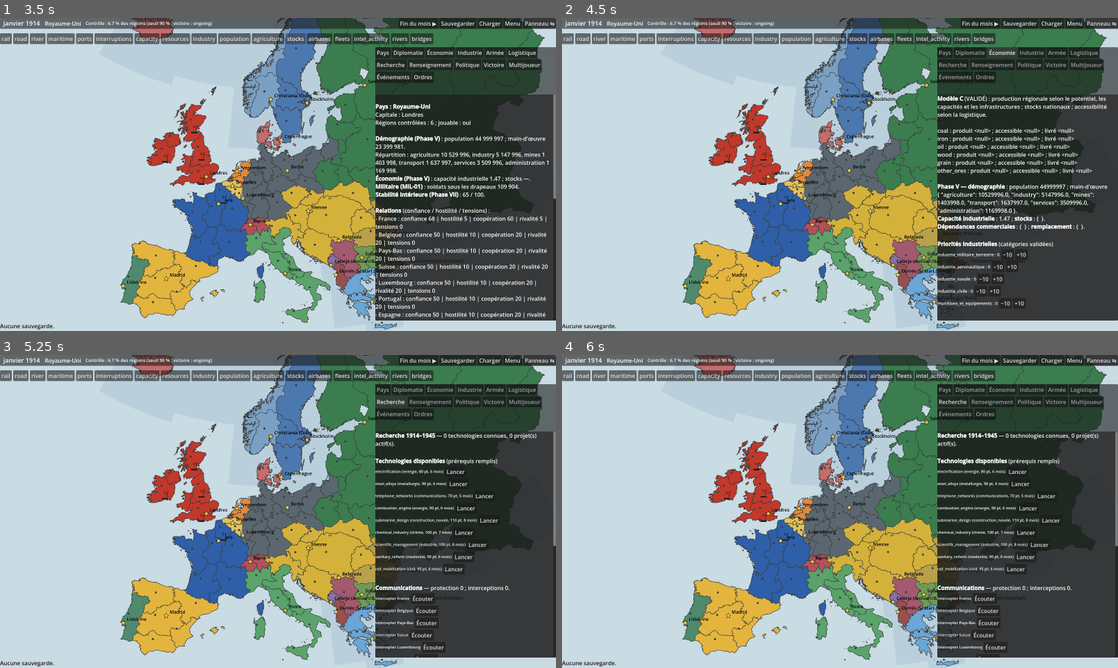
Above: before the commit, frames 1-4 (two rows, left to right).
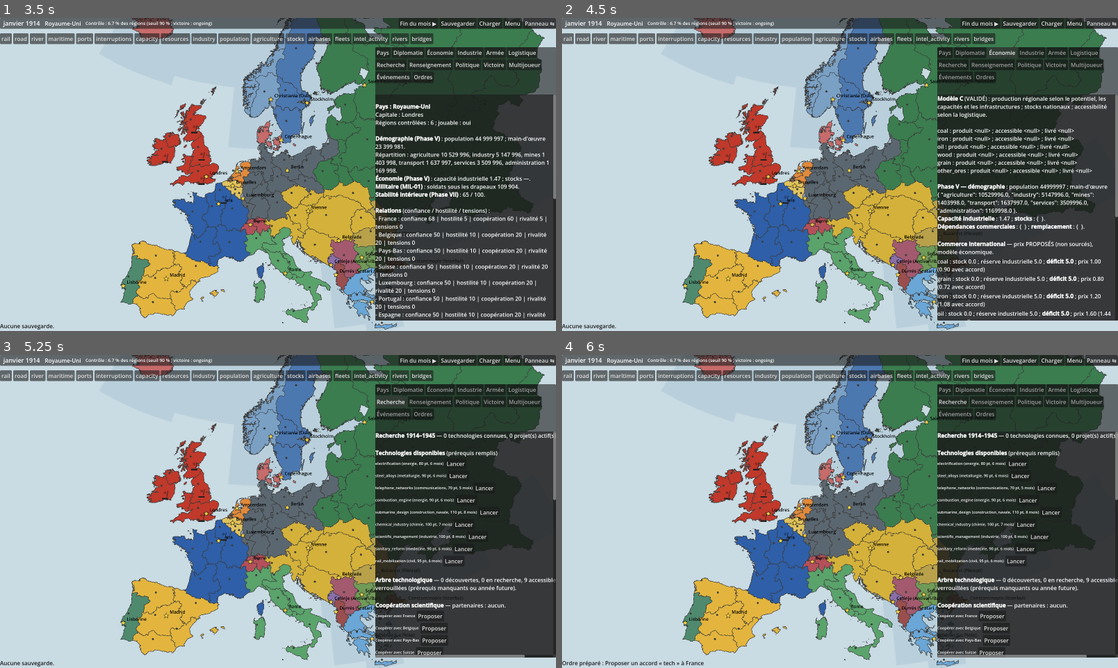
Above: after the commit, the same moments.

Repository: elielbarbucovantes-source/grand-strategy-1914
Game: Godot game, scene res://src/ui/main.tscn
Same seed, same stepped clock (60 frames per second), same inputs: the game is played once before the commit and once after it.
Inputs (mouse positions are in pixels of both pictures, inside the frame that each line leads up to):
- Up to frame 1 (3.5 s): click "Nouvelle partie" at 0.5 s; click "Charger" at 1.25 s; click "resources" at 2 s; click "stocks" at 2.75 s
- Up to frame 2 (4.5 s): click "Diplomatie" at 3.5 s; click "Économie" at 4.25 s
- Up to frame 3 (5.25 s): click "Recherche" at 5 s
- Up to frame 4 (6 s): click (990, 614) at 5.75 s, where only the run after the commit has a clickable "Proposer"

Frame 1 is identical in both runs. In frame 2, 2.0% of the frame differs, in the area x 67-100%, y 24-97%; in frame 3, 4.4%; in frame 4, 4.6%, in the area x 0-100%, y 25-100%.

Commit message:
feat(gameplay03): interfaces commerce, technologie et historique diplomatique
- Economie: consultation des stocks/besoins/prix/accords/livraisons, vente validee,
  demande d'achat consensuelle executee apres acceptation, historique des transactions
- Recherche: arbre avec domaines/prerequis/effets/statuts, cooperations et transferts
  avec cout et delai, sans exposer les technologies d'autrui
- Diplomatie: reputation, historique de confiance, ruptures et motifs, secret des tiers
- largeur de panneau extraite en fonction pure testable (1600x900 / 1280x720)
- tests: nouveau smoke UI 40 controles, integre a run.sh; 254 tests existants conserves
- rapport POST_MIL01_GAMEPLAY_RESTORATION_03_REPORT.md

Diff:
--- a/src/domains/diplomacy/diplomacy_system.gd
+++ b/src/domains/diplomacy/diplomacy_system.gd
@@ -123,8 +123,28 @@
 	match str(p["kind"]):
 		"peace":
 			PeaceSystem.sign(state, p, rules)
-		"alliance", "coalition", "guarantee", "transit", "trade", "neutrality":
+		"alliance", "coalition", "guarantee", "transit", "neutrality":
 			AllianceSystem.create(state, p, rules)
+		"trade":
+			AllianceSystem.create(state, p, rules)
+			# RESTORATION 03 : une demande d'achat acceptée devient une expédition RÉELLE,
+			# émise par l'exportateur après validation économique et logistique. Aucun transfert
+			# n'est effectué par l'interface ni sans le consentement du partenaire.
+			var terms: Dictionary = p.get("terms", {})
+			if str(terms.get("request", "")) == "purchase":
+				var exporter := str((p["to"] as Array)[0])
+				var importer := str(p["from"])
+				var res := str(terms.get("resource", ""))
+				var amount := float(terms.get("amount", 0))
+				var order := {"type": Orders.TRADE, "nation": exporter, "from": exporter,
+					"to": importer, "resource": res, "amount": amount}
+				var net: TransportNetwork = rules.get("transport_network")
+				var err := MarketSystem.validate(state, net, rules, order)
+				if err == "":
+					MarketSystem.propose(state, net, rules, order)
+				else:
+					state.log_event("commerce", "Demande d'achat %s → %s (%s %.1f) non exécutée : %s" % [
+						importer, exporter, res, amount, err], [importer, exporter])
 		"tech":
 			TechSystem.register_cooperation(state, p, rules)
 		"pow_exchange":
--- a/src/ui/game_ui.gd
+++ b/src/ui/game_ui.gd
@@ -34,6 +34,11 @@
 	map_view.region_clicked.connect(_on_region_clicked)
 	_build()
 	refresh()
+
+
+## RESTORATION 03 — largeur du panneau latéral selon la résolution (1600×900 / 1280×720).
+static func panel_width_for(viewport_width: float) -> float:
+	return 460.0 if viewport_width > 0.0 and viewport_width < 1400.0 else 520.0
 
 
 func _build() -> void:
@@ -69,11 +74,9 @@
 			map_view.queue_redraw())
 	side = PanelContainer.new()
 	side.anchor_left = 1.0; side.anchor_right = 1.0; side.anchor_top = 0.0; side.anchor_bottom = 1.0
-	# Consolidation 02 : panneau plus large et navigation adaptative (1280x720 et 1600x900).
-	var panel_width := 520.0
+	# Consolidation 02 / RESTORATION 03 : largeur calculée par une fonction pure testable.
 	var viewport_w := float(get_viewport().size.x) if get_viewport() != null else 1600.0
-	if viewport_w > 0.0 and viewport_w < 1400.0:
-		panel_width = 460.0
+	var panel_width := panel_width_for(viewport_w)
 	side.offset_left = -panel_width; side.offset_top = 84; side.offset_bottom = -30
 	add_child(side)
 	var side_box := VBoxContainer.new()
@@ -447,6 +450,50 @@
 	_button(box, "Envoyer (public)", func() -> void:
 		if edit.text.strip_edges() != "":
 			_queue(Orders.message(me, "public", [], edit.text.strip_edges())))
+	_diplomacy_history_section(box, me)
+
+
+## RESTORATION 03 — transparence diplomatique limitée à la mémoire et aux relations du joueur.
+## Aucune mémoire d'un autre État, aucune relation entre tiers, aucun secret militaire.
+func _diplomacy_history_section(box: VBoxContainer, me: String) -> void:
+	var st := session.state
+	_rich(box, "\n[b]Historique et confiance[/b] — réputation %+.1f (source : mémoire et relations du pays)." %
+		RelationsSystem.reputation(st, me, session.rules))
+	var memory: Array = st.memory.get(me, [])
+	var broken: Array = []
+	var refused := 0
+	for m: Dictionary in memory:
+		var kind := str(m.get("kind", ""))
+		if kind in ["treaty_broken", "alliance_betrayal", "alliance_exit"]:
+			broken.append(m)
+	for p: Dictionary in st.proposals:
+		if str(p["from"]) == me and str(p["status"]) == "rejected":
+			refused += 1
+	_rich(box, "Engagements rompus : %d ; propositions refusées : %d." % [broken.size(), refused])
+	for m: Dictionary in broken.slice(-10):
+		var nature := "retrait négocié" if str(m["kind"]) == "alliance_exit" else "rupture unilatérale"
+		_rich(box, "T%s — %s envers %s : %s (%s)" % [str(m["turn"]), str(m["kind"]),
+			_n(str(m.get("about", ""))), str(m.get("detail", "")), nature])
+	for nid: String in st.nation_order:
+		if nid == me:
+			continue
+		var rel: Dictionary = RelationsSystem.between(st, me, nid, session.rules)
+		var hist: Array = rel.get("history", [])
+		if hist.is_empty():
+			continue
+		_rich(box, "[b]%s[/b] — confiance %.0f, historique récent :" % [
+			_n(nid), float(rel.get("trust", 0))])
+		for h: Dictionary in hist.slice(-5):
+			_rich(box, "  T%s %s : %s" % [str(h.get("turn", "?")), str(h.get("reason", "")), str(h.get("changes", {}))])
+	var treaties_shown := 0
+	for t: Dictionary in st.treaties:
+		if str(t.get("status", "")) != "broken" or str(t.get("broken_by", "")) != me:
+			continue
+		treaties_shown += 1
+		if treaties_shown > 10:
+			break
+		_rich(box, "Traité rompu %s (%s) au T%s — motif enregistré : %s" % [str(t["id"]), str(t.get("type", "")),
+			str(t.get("broken_turn", "?")), str(t.get("break_reason", "non précisé"))])
 
 
 func _page_economy() -> void:
@@ -473,6 +520,7 @@
 	if not dep.is_empty():
 		t += "[color=#b03a2e]Ressources dépendantes d'importations : %s[/color]\n" % str(dep.keys())
 	_rich(box, t)
+	_trade_section(box, me)
 	_rich(box, "\n[b]Priorités industrielles[/b] (catégories validées)")
 	var current: Dictionary = session.state.nations[me].get("industry_allocation", {})
 	for cat: String in session.rules["economy"]["industry_categories"]:
@@ -485,6 +533,105 @@
 		var plus := _button(row, "+10", func() -> void:
 			var a := current.duplicate(); a[cat] = float(a.get(cat, 0)) + 10.0
 			_queue(Orders.industry_allocation(me, a)))
+
+
+## RESTORATION 03 — consultation, négociation et historique du commerce international.
+## Toutes les valeurs proviennent des systèmes existants ; aucun chiffre n'est inventé.
+func _trade_section(box: VBoxContainer, me: String) -> void:
+	var st := session.state
+	var model: Dictionary = session.rules.get("economy_model", {})
+	var allocation: Dictionary = st.nations[me].get("industry_allocation", {})
+	var resources: Array = model.get("resources", [])
+	resources.sort()
+	_rich(box, "\n[b]Commerce international[/b] — prix PROPOSÉS (non sourcés), modèle économique.")
+	# 1. Stocks, besoins industriels, excédents et déficits calculés.
+	for res: String in resources:
+		var stock := ResourceSystem.available(st, me, res)
+		var reserve := EconomicAI._reserve(st, me, res, model, allocation, allocation)
+		var delta := stock - reserve
+		var state_txt := "excédent %.1f" % delta if delta > 0.0 else "déficit %.1f" % absf(delta)
+		_rich(box, "%s : stock %.1f ; réserve industrielle %.1f ; [b]%s[/b] ; prix %.2f (%.2f avec accord)" % [
+			res, stock, reserve, state_txt, MarketSystem.unit_price(res, session.rules),
+			MarketSystem.unit_price(res, session.rules) * maxf(0.0,
+				1.0 - float(model.get("trade", {}).get("preferred_partner_discount", 0.1)))])
+	# 2. Accords actifs et partenaires.
+	var partners: Array = []
+	var agreements: Dictionary = {}
+	for nid: String in st.nation_order:
+		if nid == me:
+			continue
+		var tr: Array = st.active_treaties_between(me, nid, "trade")
+		var tr2: Array = st.active_treaties_between(me, nid, "transit")
+		if not tr.is_empty() or not tr2.is_empty():
+			partners.append(nid)
+			agreements[nid] = ("commerce" if not tr.is_empty() else "") + (" / passage" if not tr2.is_empty() else "")
+	var agreement_labels: Array = []
+	for n: String in partners:
+		agreement_labels.append("%s (%s)" % [_n(n), str(agreements[n])])
+	_rich(box, "[b]Accords actifs[/b] : %s" % (", ".join(agreement_labels) if not agreement_labels.is_empty() else "aucun"))
+	# 3. Livraisons en cours (jamais présentées comme livrées avant leur date réelle).
+	var in_transit := 0
+	var delivered_count := 0
+	for t: Dictionary in st.economy.get("trade", []):
+		if str(t["from"]) != me and str(t["to"]) != me:
+			continue
+		var direction := "→ %s" % _n(str(t["to"])) if str(t["from"]) == me else "← %s" % _n(str(t["from"]))
+		var status_txt := str(t["status"])
+		if status_txt == "in_transit":
+			in_transit += 1
+			status_txt = "en transit (arrivée T%s%s)" % [str(t["arrival_turn"]),
+				", %d retard(s)" % int(t.get("delays", 0)) if int(t.get("delays", 0)) > 0 else ""]
+		elif status_txt == "delivered":
+			delivered_count += 1
+			status_txt = "livrée T%s" % str(t.get("delivered_turn", t.get("arrival_turn", "?")))
+		var goulot := str(t.get("bottleneck", ""))
+		_rich(box, "%s %.1f %s %s — coût %.2f — goulot %s — %d liaison(s)%s" % [direction,
+			float(t["amount"]), t["resource"], status_txt, float(t.get("cost", 0.0)), goulot,
+			(t["links"] as Array).size(), ", retard(s) : %d" % int(t.get("delays", 0)) if int(t.get("delays", 0)) > 0 else ""])
+	_rich(box, "[b]Expéditions[/b] : %d en cours, %d livrées (historique complet conservé)." % [in_transit, delivered_count])
+	var dep: Dictionary = MarketSystem.dependencies(st, me)
+	if not dep.is_empty():
+		_rich(box, "[b]Dépendances en transit[/b] : %s" % str(dep))
+	# 4. Négociation : vente immédiate (validée) ou demande d'achat (proposition diplomatique).
+	_rich(box, "[b]Nouvelle transaction[/b]")
+	var sel_partner := OptionButton.new()
+	for nid: String in st.nation_order:
+		if nid != me:
+			sel_partner.add_item(_n(nid))
+	box.add_child(sel_partner)
+	var sel_res := OptionButton.new()
+	for res: String in resources:
+		sel_res.add_item(res)
+	box.add_child(sel_res)
+	var amount := SpinBox.new()
+	amount.min_value = 1.0
+	amount.max_value = 100.0
+	amount.step = 1.0
+	amount.value = 5.0
+	box.add_child(amount)
+	var row_trade := HBoxContainer.new()
+	box.add_child(row_trade)
+	_button(row_trade, "Vendre", func() -> void:
+		if sel_partner.item_count == 0 or sel_res.item_count == 0:
+			return
+		var other := str(st.nation_order.filter(func(n: String) -> bool: return n != me)[sel_partner.selected])
+		var res := sel_res.get_item_text(sel_res.selected)
+		_queue(Orders.trade(me, me, other, res, float(amount.value))))
+	_button(row_trade, "Demander achat", func() -> void:
+		if sel_partner.item_count == 0 or sel_res.item_count == 0:
+			return
+		var others: Array = st.nation_order.filter(func(n: String) -> bool: return n != me)
+		var other := str(others[sel_partner.selected])
+		var res := sel_res.get_item_text(sel_res.selected)
+		# Aucun prélèvement unilatéral : une demande d'achat est une proposition acceptée
+		# par le partenaire avant toute expédition.
+		_queue(Orders.propose_agreement(me, [other], "trade",
+			{"request": "purchase", "resource": res, "amount": float(amount.value)})))
+	_button(row_trade, "Accord commercial", func() -> void:
+		if sel_partner.item_count == 0:
+			return
+		var others: Array = st.nation_order.filter(func(n: String) -> bool: return n != me)
+		_queue(Orders.propose_agreement(me, [str(others[sel_partner.selected])], "trade", {})))
 
 
 func _page_industry() -> void:
@@ -795,6 +942,7 @@
 		_button(row, "Lancer", func() -> void: _queue(Orders.set_research(me, str(tech["id"]))))
 	if count == 0:
 		_label(box, "Aucune technologie accessible pour le moment.", 12)
+	_tech_section(box, me)
 	# Communications et renseignement technique.
 	CommunicationsSystem.ensure(session.state, me)
 	var comms: Dictionary = session.state.tech["comms"][me]
@@ -815,6 +963,65 @@
 		str(ac), (session.state.tech["air"]["bases"][me] as Array).size()])
 	var fleets: Array = session.state.tech["naval"]["fleets"][me]
 	_rich(box, "[b]Marine[/b] — flottes : %d." % fleets.size())
+
+
+## RESTORATION 03 — état de l'arbre, coopérations et transferts technologiques.
+## Les technologies d'autrui ne sont jamais révélées : seuls les accords consentis et les
+## transferts concernant le joueur sont affichés.
+func _tech_section(box: VBoxContainer, me: String) -> void:
+	var st := session.state
+	var known: Array = st.tech["known"].get(me, [])
+	var projects: Array = st.tech["projects"].get(me, [])
+	var all_tech: Array = session.tech_tree.tree.get("technologies", [])
+	var available := 0
+	var locked := 0
+	for t: Dictionary in all_tech:
+		if TechSystem.known(st, me, str(t["id"])):
+			continue
+		if TechSystem.can_research(st, session.tech_tree, me, str(t["id"])) == "":
+			available += 1
+		else:
+			locked += 1
+	_rich(box, "\n[b]Arbre technologique[/b] — %d découvertes, %d en recherche, %d accessibles, %d verrouillées (prérequis manquants ou année future)." % [
+		known.size(), projects.size(), available, locked])
+	for tid: String in known:
+		var t: Dictionary = session.tech_tree.by_id.get(tid, {})
+		var fx: Dictionary = t.get("effects", {})
+		_rich(box, "[b]%s[/b] — %s, %d, effet %s [color=#1e8449]découverte[/color]" % [
+			tid, str(t.get("domain", "?")), int(t.get("year", 0)), str(fx)])
+	for p: Dictionary in projects:
+		var t2: Dictionary = session.tech_tree.by_id.get(str(p["tech"]), {})
+		_rich(box, "%s — %s [color=#b7950b]en recherche %.0f%%[/color]" % [str(p["tech"]), str(t2.get("domain", "?")),
+			100.0 * float(p["progress"]) / maxf(1.0, float(t2.get("cost", 100)))])
+	# Coopérations actives (information publique).
+	var partners: Array = TechSystem.partners_of(st, me)
+	_rich(box, "\n[b]Coopération scientifique[/b] — partenaires : %s." % (
+		", ".join(partners.map(func(x: String) -> String: return _n(x))) if not partners.is_empty() else "aucun"))
+	for nid: String in st.nation_order:
+		if nid == me or partners.has(nid):
+			continue
+		var row := HBoxContainer.new()
+		box.add_child(row)
+		_label(row, "Coopérer avec %s" % _n(nid), 11)
+		_button(row, "Proposer", func() -> void:
+			_queue(Orders.propose_agreement(me, [nid], "tech", {})))
+	# Transferts concernant le joueur uniquement.
+	var shown := 0
+	for tr: Dictionary in st.tech.get("transfers", []):
+		if str(tr["from"]) != me and str(tr["to"]) != me:
+			continue
+		shown += 1
+		if shown > 20:
+			break
+		var direction := "reçu de %s" % _n(str(tr["from"])) if str(tr["to"]) == me else "envoyé à %s" % _n(str(tr["to"]))
+		var status_txt := str(tr["status"])
+		if status_txt == "in_transit":
+			status_txt = "en cours (arrivée T%s)" % str(tr["arrival_turn"])
+		elif status_txt == "delivered":
+			status_txt = "reçu T%s" % str(tr.get("delivered_turn", tr.get("arrival_turn", "?")))
+		_rich(box, "%s : %s — coût %.1f — %s" % [str(tr["tech"]), direction, float(tr.get("cost", 0.0)), status_txt])
+	if shown == 0:
+		_label(box, "Aucun transfert en cours. Un transfert est négocié par coopération : il n'existe pas d'ordre pour l'imposer.", 12)
 
 
 func _page_politics() -> void:
@@ -983,6 +1190,13 @@
 			return "Message %s : %s" % [o["channel"], o["text"]]
 		Orders.SET_INDUSTRY_ALLOCATION:
 			return "Priorités industrielles %s" % JSON.stringify(o["allocation"])
+		Orders.TRADE:
+			return "Expédier %.1f %s de %s vers %s" % [float(o["amount"]), o["resource"],
+				_n(str(o["from"])), _n(str(o["to"]))]
+		Orders.PROPOSE_AGREEMENT:
+			if str(o.get("kind", "")) in ["trade", "tech"]:
+				return "Proposer un accord « %s » à %s" % [o["kind"], ", ".join((o["to"] as Array).map(func(x: String) -> String: return _n(x)))]
+			return "Proposer « %s » à %s" % [o["kind"], str(o["to"])]
 		Orders.MOBILIZE:
 			return "Décréter la mobilisation générale (posture générale)"
 		Orders.SET_MOBILIZATION_POSTURE:
--- /dev/null
+++ b/tests/ui_restoration03_smoke.gd
@@ -0,0 +1,196 @@
+extends SceneTree
+## RESTORATION 03 — tests de fumée des nouvelles sections d'interface, sans rendu.
+##   godot --headless --path . --script tests/ui_restoration03_smoke.gd
+## Pilote la vraie scène et les vrais systèmes : aucune valeur fictive n'est acceptée.
+
+var failures := 0
+
+
+func check(ok: bool, msg: String) -> void:
+	if not ok:
+		failures += 1
+		printerr("  ✗ " + msg)
+	else:
+		print("  ✓ " + msg)
+
+
+func _buttons(node: Node, text: String) -> Array:
+	var out: Array = []
+	if node is Button and (node as Button).text == text:
+		out.append(node)
+	for c: Node in node.get_children():
+		out.append_array(_buttons(c, text))
+	return out
+
+
+func _text_of(node: Node) -> String:
+	var out := ""
+	if node is RichTextLabel:
+		out += (node as RichTextLabel).get_parsed_text() + "\n"
+	for c: Node in node.get_children():
+		out += _text_of(c)
+	return out
+
+
+func _open(ui: GameUI, title: String) -> void:
+	for i in ui.tabs.get_tab_count():
+		if ui.tabs.get_tab_title(i) == title:
+			ui.tabs.current_tab = i
+			ui.refresh()
+			return
+
+
+func _initialize() -> void:
+	# 1. Largeur adaptative aux deux résolutions demandées.
+	check(is_equal_approx(GameUI.panel_width_for(1600.0), 520.0), "1600×900 : panneau 520 px")
+	check(is_equal_approx(GameUI.panel_width_for(1280.0), 460.0), "1280×720 : panneau 460 px")
+
+	var main: Node = load("res://src/ui/main.tscn").instantiate()
+	root.add_child(main)
+	await process_frame
+	var session: GameSession = main.session
+	check(session.new_game("france", 1, 1914) == "", "partie réelle France 1914")
+	main._start_game()
+	await process_frame
+	var ui: GameUI = main.game_ui
+	var st := session.state
+	var me := st.player_nation
+
+	# 2. Économie : consultation avec valeurs réelles.
+	_open(ui, "Économie")
+	await process_frame
+	var eco_text := _text_of(ui.pages["Économie"])
+	check(eco_text.contains("Commerce international"), "section commerce affichée")
+	check(eco_text.contains("prix PROPOSÉS"), "prix identifiés comme propositions")
+	check(eco_text.contains("réserve industrielle"), "besoins industriels affichés")
+	var coal_stock := ResourceSystem.available(st, me, "coal")
+	check(eco_text.contains("%.1f" % coal_stock), "stock affiché = stock réel (%.1f)" % coal_stock)
+
+	# 3. Vente réelle via le bouton UI (ordre validé par MarketSystem).
+	var partner := "belgium"
+	# Conditions valides pour TOUS les partenaires : le sélecteur UI choisit le premier
+	# de la liste (ordre stable des nations), pas nécessairement la Belgique.
+	for nid: String in st.nation_order:
+		if nid == me:
+			continue
+		st.economy["stocks"][nid]["money"] = 1000.0
+		st.economy["stocks"][nid]["coal"] = maxf(50.0, float(st.economy["stocks"][nid].get("coal", 0.0)))
+		st.treaties.append({"id": "ui_transit_" + nid, "type": "transit", "members": [me, nid],
+			"status": "active", "grantor": nid, "grantee": me, "terms": {}})
+	st.economy["stocks"][me]["coal"] = 50.0
+	_open(ui, "Économie")
+	await process_frame
+	var sell_buttons := _buttons(ui.pages["Économie"], "Vendre")
+	check(sell_buttons.size() == 1, "bouton Vendre présent")
+	if not sell_buttons.is_empty():
+		sell_buttons[0].pressed.emit()
+		await process_frame
+	var orders = session.player_orders()
+	var found_trade := false
+	for o: Dictionary in orders:
+		if str(o["type"]) == "trade" and str(o["from"]) == me:
+			found_trade = true
+	check(found_trade, "ordre de vente préparé par l'UI")
+	check(not ui.status.text.begins_with("Ordre refusé"), "vente validée par le système : %s" % ui.status.text)
+
+	# 3b. Demande d'achat : proposition diplomatique, exécutée seulement après acceptation.
+	st.economy["stocks"]["belgium"]["coal"] = 50.0
+	st.economy["stocks"][me]["money"] = 1000.0
+	_open(ui, "Économie")
+	await process_frame
+	var buy_buttons := _buttons(ui.pages["Économie"], "Demander achat")
+	check(buy_buttons.size() == 1, "bouton Demander achat présent")
+	if not buy_buttons.is_empty():
+		buy_buttons[0].pressed.emit()
+		await process_frame
+	var purchase: Dictionary = {}
+	for o: Dictionary in session.player_orders():
+		if str(o["type"]) == "propose_agreement" and str(o.get("kind", "")) == "trade" \
+			and str(o.get("terms", {}).get("request", "")) == "purchase":
+			purchase = o
+	check(not purchase.is_empty(), "demande d'achat préparée sans prélèvement unilatéral")
+	var trades_before := (st.economy["trade"] as Array).size()
+	if not purchase.is_empty():
+		var fake := {"type": "propose_agreement", "nation": me, "to": purchase["to"],
+			"kind": "trade", "terms": purchase["terms"]}
+		DiplomacySystem.resolve(st, [fake], session.rules)
+		var last: Dictionary = st.proposals[-1]
+		DiplomacySystem.resolve(st, [Orders.respond(partner, str(last["id"]), true)], session.rules)
+	check((st.economy["trade"] as Array).size() > trades_before,
+		"achat exécuté après acceptation du partenaire")
+
+	# 4. Livraison en cours : l'UI ne doit jamais la présenter comme livrée trop tôt.
+	var propose_err := MarketSystem.propose(st, session.transport_network, session.rules,
+		Orders.trade(me, me, partner, "coal", 10.0))
+	_open(ui, "Économie")
+	await process_frame
+	eco_text = _text_of(ui.pages["Économie"])
+	var idx := eco_text.find("transit")
+	var i2 := eco_text.find("Expéditions")
+	check(eco_text.contains("en transit"), "expédition affichée comme en transit")
+	check(not eco_text.contains("livrée T%s" % str(st.turn)), "pas de livraison anticipée")
+
+	# 5. Recherche : arbre, coopération, proposition d'accord.
+	_open(ui, "Recherche")
+	await process_frame
+	var tech_text := _text_of(ui.pages["Recherche"])
+	check(tech_text.contains("Arbre technologique"), "arbre technologique affiché")
+	check(tech_text.contains("Coopération scientifique"), "coopération scientifique affichée")
+	check(tech_text.contains("découverte"), "statut des technologies affiché")
+	var propose_buttons := _buttons(ui.pages["Recherche"], "Proposer")
+	check(not propose_buttons.is_empty(), "bouton de coopération présent")
+	if not propose_buttons.is_empty():
+		propose_buttons[0].pressed.emit()
+		await process_frame
+	var found_tech := false
+	for o: Dictionary in session.player_orders():
+		if str(o["type"]) == "propose_agreement" and str(o.get("kind", "")) == "tech":
+			found_tech = true
+	check(found_tech, "proposition de coopération scientifique préparée")
+
+	# 6. Transfert réel : affiché avec son coût et son délai, sans révéler les tiers.
+	st.tech["known"]["german_empire"] = ["electrification"]
+	st.tech["cooperation"].append({"id": "coop_ui", "turn": 0, "members": ["german_empire", me],
+		"expires_turn": 24, "status": "active"})
+	st.economy["stocks"][me]["money"] = 1000.0
+	TechSystem.monthly(st, session.tech_tree, session.rules["phase6"])
+	_open(ui, "Recherche")
+	await process_frame
+	tech_text = _text_of(ui.pages["Recherche"])
+	check(tech_text.contains("coût"), "coût de transfert affiché")
+	check(tech_text.contains("arrivée T"), "délai de transfert affiché")
+
+	# 7. Diplomatie : historique du joueur uniquement.
+	RelationsSystem.record(st, me, partner, "alliance_exit", "test_ui", session.rules)
+	# Un tiers ne doit jamais voir sa mémoire propre exposée au joueur.
+	st.memory["german_empire"] = [{"turn": 99, "about": "france", "kind": "secret_test", "detail": "MEMOIRE_SECRETE_TIERS"}]
+	_open(ui, "Diplomatie")
+	await process_frame
+	var dip_text := _text_of(ui.pages["Diplomatie"])
+	check(dip_text.contains("Historique et confiance"), "section historique affichée")
+	check(dip_text.contains("réputation"), "réputation réelle affichée")
+	check(dip_text.contains("alliance_exit"), "rupture enregistrée visible")
+	check(dip_text.contains("retrait négocié"), "nature de la rupture distinguée")
+	check(not dip_text.contains("MEMOIRE_SECRETE_TIERS"), "mémoire d'un tiers non exposée")
+	check(not dip_text.contains("secret_test"), "type de mémoire d'un tiers non exposé")
+
+	# 8. Sauvegarde / chargement pendant un accord commercial et scientifique actif.
+	DirAccess.make_dir_recursive_absolute("user://test_saves")
+	var path := "user://test_saves/r03_ui.json"
+	check(SaveRepository.save(path, st, session.world, session.rules) == "", "sauvegarde en cours d'accord")
+	var loaded := SaveRepository.load_save(path, session.world, session.rules)
+	check(not loaded.has("error"), "rechargement réussi")
+	var st2: GameState = loaded["state"]
+	check((st2.economy["trade"] as Array).size() > 0, "expédition persistée")
+	check((st2.tech["cooperation"] as Array).size() > 0, "coopération persistée")
+	check((st2.tech["transfers"] as Array).size() > 0, "transfert persisté")
+	check(st2.checksum() == st.checksum(), "empreinte identique")
+
+	# 9. Aucune donnée fictive dans les nouvelles sections.
+	var fake_markers := ["NON FONCTIONNEL", "valeurs de test", "FICTIVE"]
+	for marker: String in fake_markers:
+		check(not eco_text.contains(marker), "pas de marqueur fictif en Économie : %s" % marker)
+		check(not tech_text.contains(marker), "pas de marqueur fictif en Recherche : %s" % marker)
+
+	print("RÉSULTAT UI R03 : %d échec(s)" % failures)
+	quit(1 if failures > 0 else 0)
Not shown, added: tests/ui_restoration03_smoke.gd.uid
Not shown, added: docs/project/POST_MIL01_GAMEPLAY_RESTORATION_03_REPORT.md
Not shown, changed: tests/run.sh
